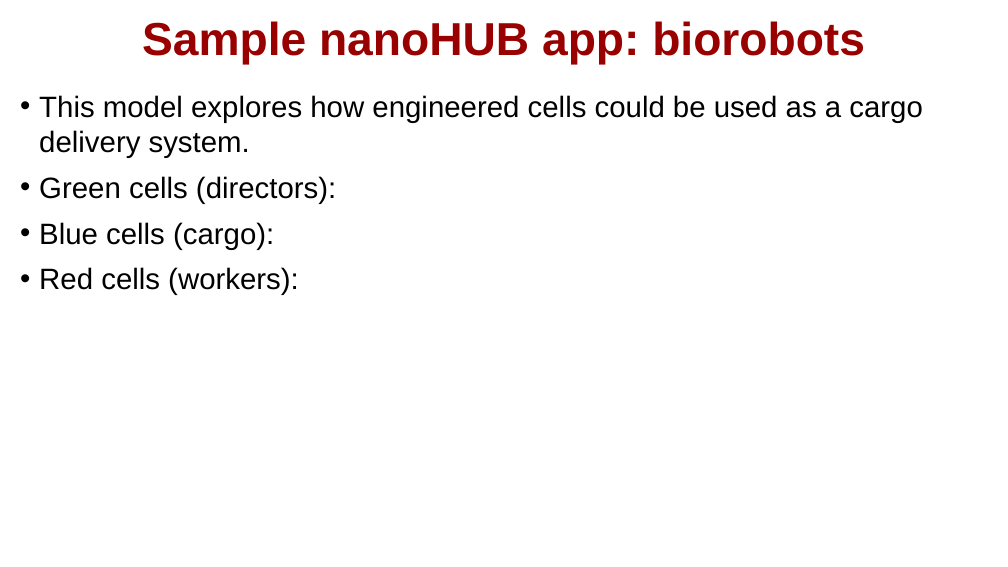
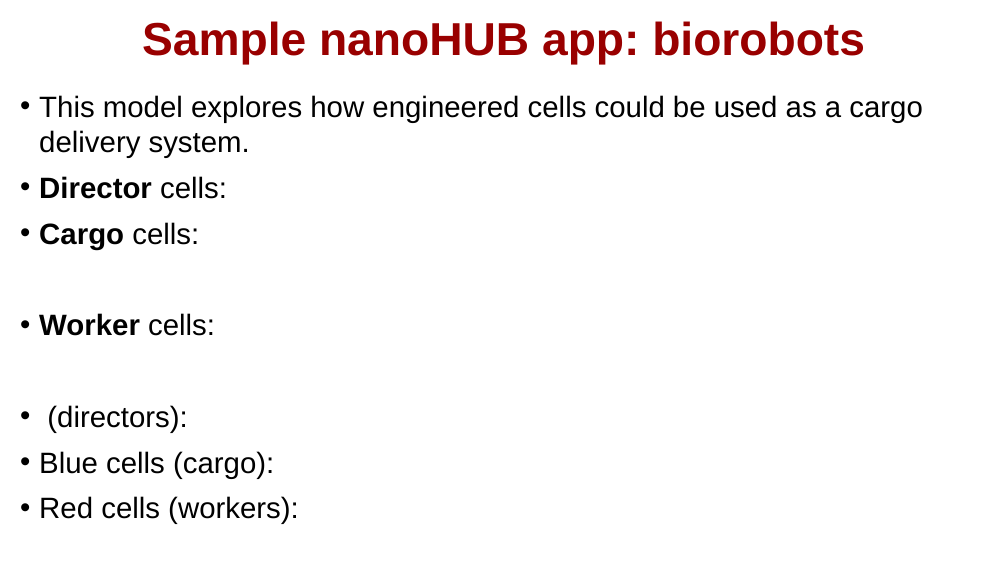
Before and after one commit to physicell-training/02-How-to-nanoHUB, a slide deck: slide 4 of pptx_source/02-How-to-nanoHUB.pptx. Drawn at 1008x567 pixels with LibreOffice and Linux fonts; fonts in the diff are those of the drawing; background and template pictures are left out. Boxes give left, top, right and bottom in pixels: in the first picture for what was removed or moved away, otherwise in the second. Text is boxed around its words. In the diff, an @@ line names an element or a change of style, - is before the commit and + after.

```diff
--- a/pptx_source/02-How-to-nanoHUB.pptx
+++ b/pptx_source/02-How-to-nanoHUB.pptx
@@ text at bbox=[39, 176, 227, 433]: text changed @@
-• Green cells (directors):
+• Director cells:
+• Cargo cells:
+• Worker cells:
+• (directors):
```
